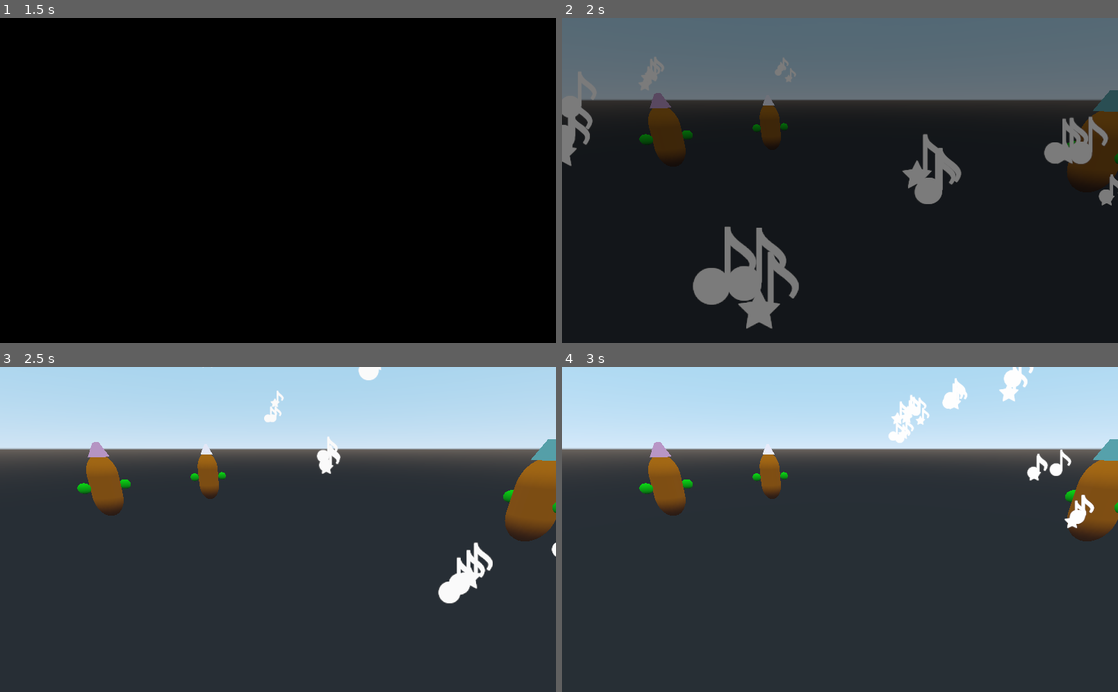
Above: before the commit, frames 1-4 (two rows, left to right).
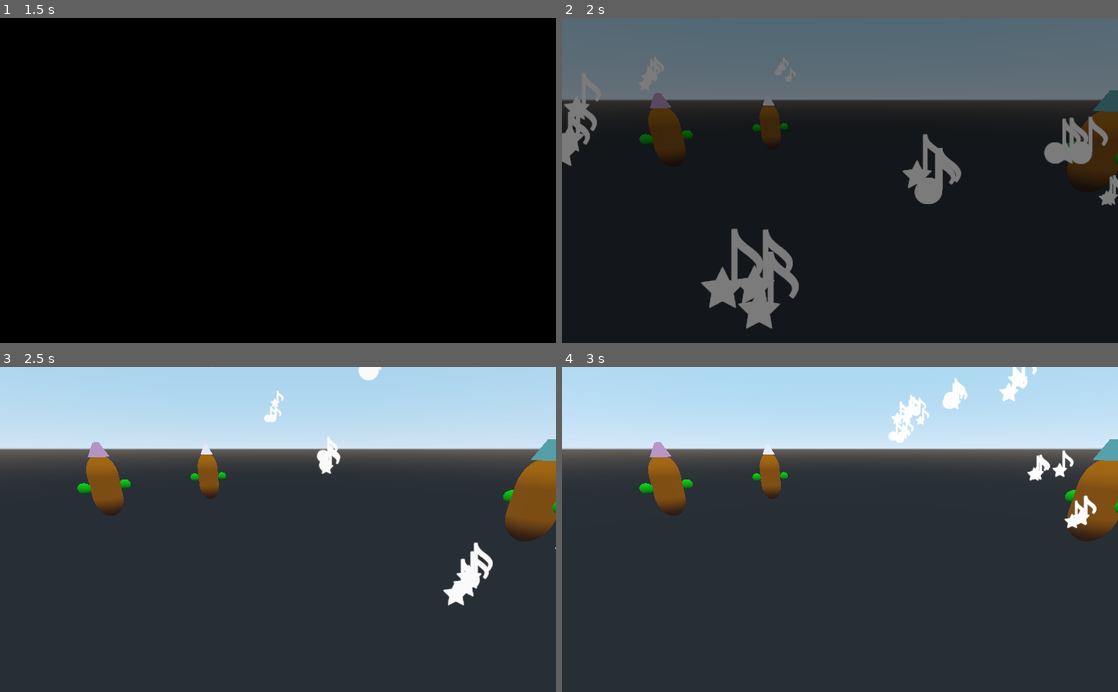
Above: after the commit, the same moments.

Repository: AbeVos/eldee47
Game: Godot game, scene res://scenes/Intro.tscn
Two runs of this game, one before a commit and one after it. Both use one fixed random seed, a clock stepped at 60 frames per second and the inputs below.
Inputs (mouse positions are in pixels of both pictures, inside the frame that each line leads up to):
- Up to frame 1 (1.5 s): tap Enter (ui_accept) at 0.5, 0.77 s; move the mouse to (400, 164) at 0.52 s; click (400, 164) at 0.67 s; drag from (166, 196) to (250, 245) at 1.27 s
- Up to frame 2 (2 s): no input
- Up to frame 3 (2.5 s): move the mouse to (333, 458) at 2.02 s; click (333, 458) at 2.17 s
- Up to frame 4 (3 s): drag from (812, 594) to (673, 480) at 2.77 s

Frame 1 is identical in both runs. In frame 2, 1.8% of the frame differs, in the area x 0-100%, y 16-90%; in frame 3, 0.5%; in frame 4, 0.5%.

Commit message:
Rename cultists

Diff:
--- a/game/scenes/Choir.tscn
+++ b/game/scenes/Choir.tscn
@@ -17,33 +17,38 @@
 
 [node name="Cultists" type="Node" parent="."]
 
-[node name="Cultist" parent="Cultists" instance=ExtResource( 2 )]
+[node name="Cultist_A4" parent="Cultists" instance=ExtResource( 2 )]
 transform = Transform( 0.88537, 0, 0.464889, 0, 1, 0, -0.464889, 0, 0.88537, -3.62161, 0.00579929, -6.07265 )
 
-[node name="Cultist2" parent="Cultists" instance=ExtResource( 2 )]
+[node name="Cultist_C5" parent="Cultists" instance=ExtResource( 2 )]
 transform = Transform( 0.534219, 0, 0.845346, 0, 1, 0, -0.845346, 0, 0.534219, -6.74214, 0, -2.75376 )
 voice = ExtResource( 5 )
 central_note = "C5"
 
-[node name="Cultist3" parent="Cultists" instance=ExtResource( 2 )]
+[node name="Cultist_E5" parent="Cultists" instance=ExtResource( 2 )]
 transform = Transform( -0.882357, 0, 0.47058, 0, 1, 0, -0.47058, 0, -0.882357, -3.70438, 0, 6.61486 )
 voice = ExtResource( 4 )
+central_note = "E5"
 
-[node name="Cultist4" parent="Cultists" instance=ExtResource( 2 )]
+[node name="Cultist_A5" parent="Cultists" instance=ExtResource( 2 )]
 transform = Transform( -0.560089, 0, -0.828432, 0, 1, 0, 0.828432, 0, -0.560089, 5.68674, -4.76837e-07, 4.64708 )
 voice = ExtResource( 3 )
+central_note = "A5"
 
-[node name="Cultist5" parent="Cultists" instance=ExtResource( 2 )]
+[node name="Cultist_C6" parent="Cultists" instance=ExtResource( 2 )]
 transform = Transform( -0.020942, 0, -0.99978, 0, 1, 0, 0.99978, 0, -0.020942, 7.33161, -4.76837e-07, 0.0125455 )
 voice = ExtResource( 6 )
+central_note = "C6"
 
-[node name="Cultist6" parent="Cultists" instance=ExtResource( 2 )]
+[node name="Cultist_E6" parent="Cultists" instance=ExtResource( 2 )]
 transform = Transform( -0.361218, 0, 0.932481, 0, 1, 0, -0.932481, 0, -0.361218, -6.84985, -4.76837e-07, 2.49097 )
 voice = ExtResource( 7 )
+central_note = "E6"
 
-[node name="Cultist7" parent="Cultists" instance=ExtResource( 2 )]
+[node name="Cultist_A6" parent="Cultists" instance=ExtResource( 2 )]
 transform = Transform( -0.949666, 0, -0.313264, 0, 1, 0, 0.313264, 0, -0.949666, 1.45231, -4.76837e-07, 7.13662 )
 voice = ExtResource( 8 )
+central_note = "A6"
 
 [node name="Metronome" type="Timer" parent="."]
 wait_time = 2.0
